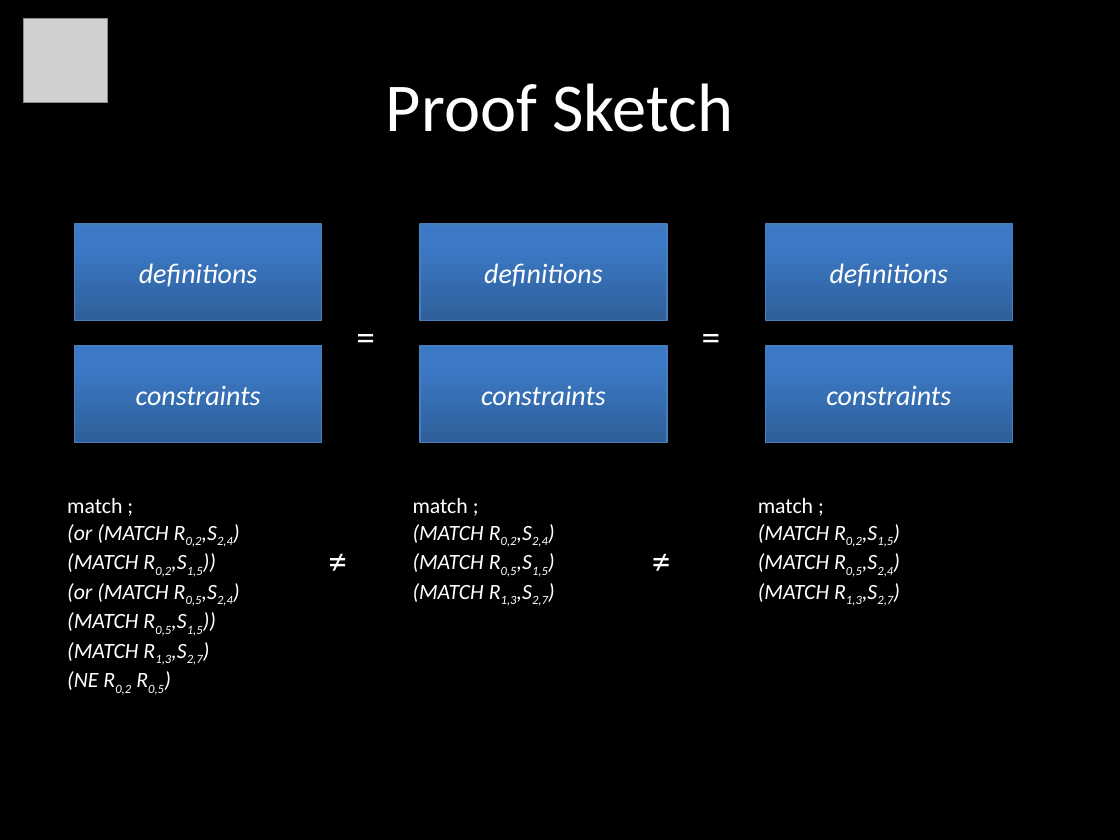
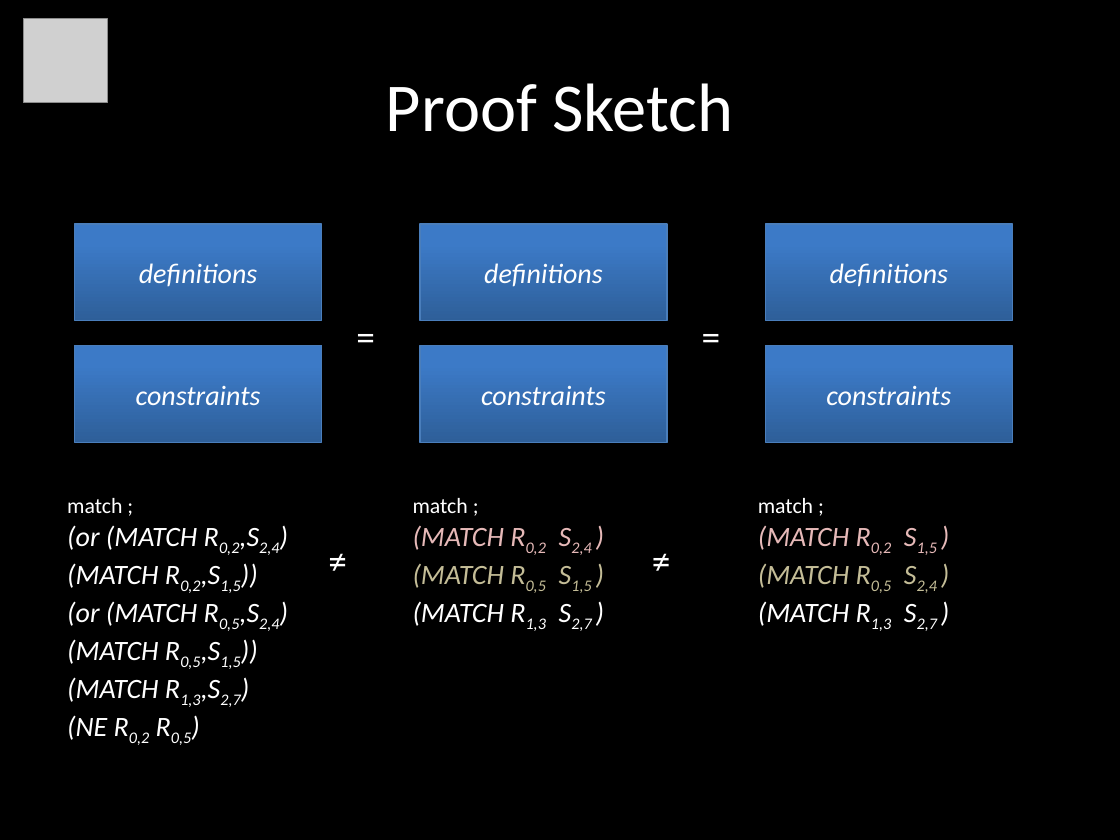
Before and after one commit to ericmercer/MP-trace-language, a slide deck: slide 22 of presentations/Qual_2012_YuHuang.pptx (slide 23 before the commit). Drawn at 1120x840 pixels with LibreOffice and Linux fonts; fonts in the diff are those of the drawing; grey boxes stand for pictures. Boxes give left, top, right and bottom in pixels: in the first picture for what was removed or moved away, otherwise in the second. Text is boxed around its words. In the diff, an @@ line names an element or a change of style, - is before the commit and + after.

```diff
--- a/presentations/Qual_2012_YuHuang.pptx
+++ b/presentations/Qual_2012_YuHuang.pptx
@@ table at [56,196,1063,775] @@
-row 1, column 2: match ; / (MATCH R0,2,S2,4) / (MATCH R0,5,S1,5) / (MATCH R1,3,S2,7)
+row 1, column 2: match ; / (MATCH R0,2 S2,4 ) / (MATCH R0,5 S1,5 ) / (MATCH R1,3 S2,7 )
-row 1, column 3: match ; / (MATCH R0,2,S1,5) / (MATCH R0,5,S2,4) / (MATCH R1,3,S2,7)
+row 1, column 3: match ; / (MATCH R0,2 S1,5 ) / (MATCH R0,5 S2,4 ) / (MATCH R1,3 S2,7 )
@@ size 14 to 18 pt in "(or (MATCH R0,2,S2,4)", "(MATCH R0,2,S1,5))", "(or (MATCH R0,5,S2,4)", "(MATCH R0,5,S1,5))" and 2 more places @@
```
Also in this commit, not shown: 5 other slides changed, 1 slide removed.
